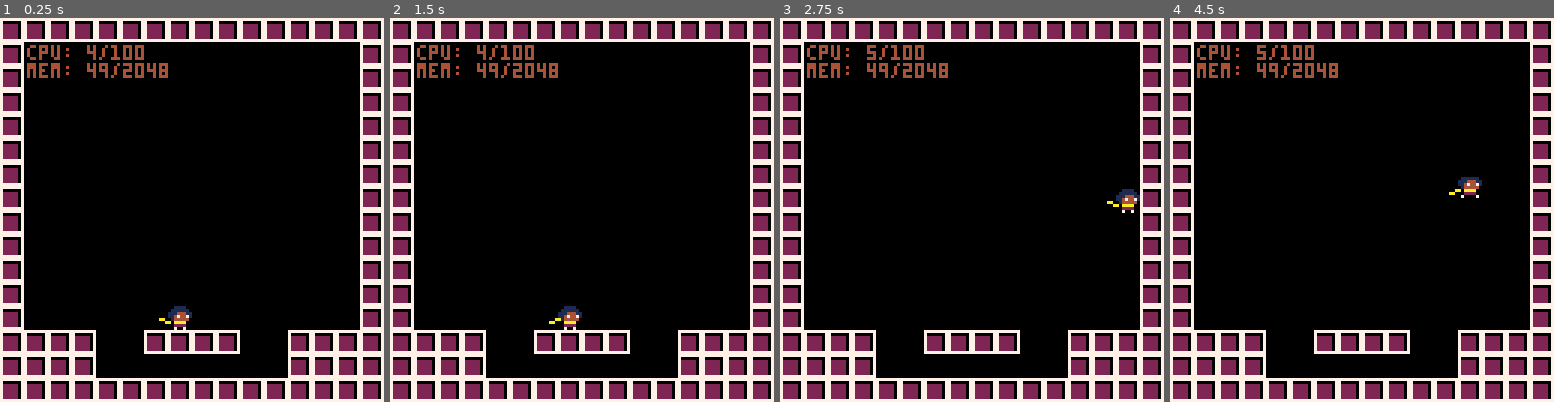
Above: before the commit, frames 1-4 (left to right).
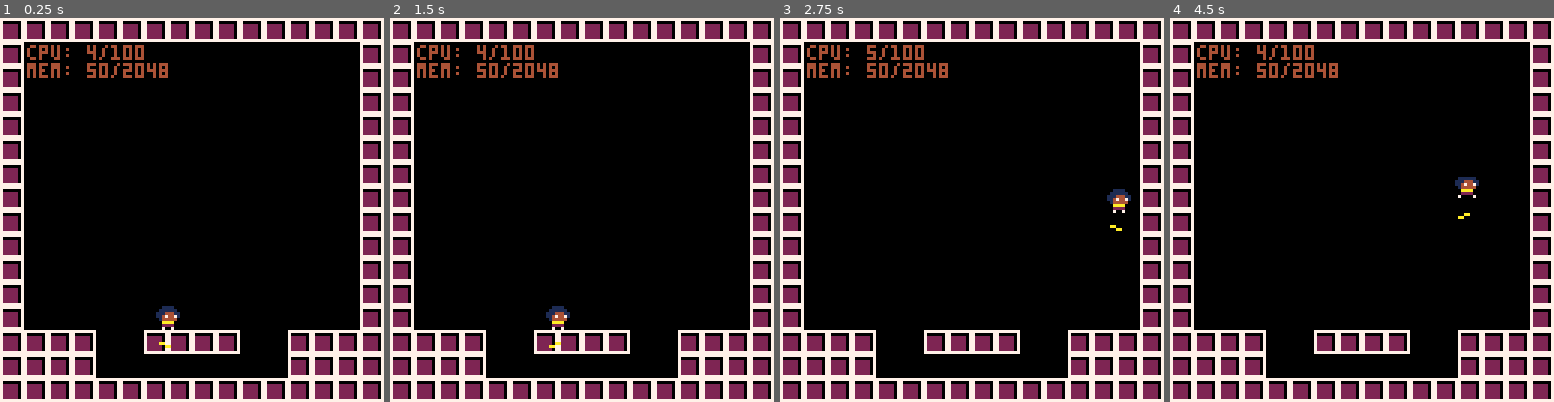
Above: after the commit, the same moments.

Repository: ExOK/Celeste2
Game: PICO-8 cartridge celeste2.p8
Two runs of this game, one before a commit and one after it. Both use one fixed random seed, a clock stepped at 60 frames per second and the inputs below.
Inputs:
- Up to frame 1 (0.25 s): no input
- Up to frame 2 (1.5 s): tap X (X key) at 0.33, 1.07 s; tap O (Z key) at 0.7 s
- Up to frame 3 (2.75 s): hold Right 1.6-2.1 s; tap O (Z key) at 1.7, 2.1, 2.5 s; tap X (X key) at 1.85 s; hold Up 2.15-2.42 s; hold Right from 2.47 s (still down)
- Up to frame 4 (4.5 s): tap O (Z key) every 0.4 s from 2.9 to 4.1 s; tap X (X key) at 2.97, 4.08 s; release Right at 3.03 s; hold Left 3.08-3.58 s; hold Down 3.63-3.97 s; hold Right from 4.02 s (still down)

The runs differ from the first frame. In frame 1, 0.5% of the frame differs, in the area x 22-50%, y 11-86%; in frame 2, 0.5%; in frame 3, 0.4%; in frame 4, 0.3%.

Commit message:
Player hitbox and origin

Diff:
--- a/player.lua
+++ b/player.lua
@@ -8,6 +8,10 @@
 
 player.init = function(self)
 	self.spr = self.tile
+	self.hit_x = -3
+	self.hit_y = -6
+	self.hit_w = 6
+	self.hit_h = 6
 end
 
 player.update = function(self)
@@ -66,8 +70,9 @@
 		local ty = self.y + 5 + sin(i * 0.25 + time() * 2)
 		rect(tx, ty, tx, ty, 10)
 	end
+
 	-- draw sprite
-	object.draw(self)
+	spr(self.spr, self.x - 4, self.y - 8, 1, 1, not self.right)
 end
 
 setmetatable(player, lookup)
